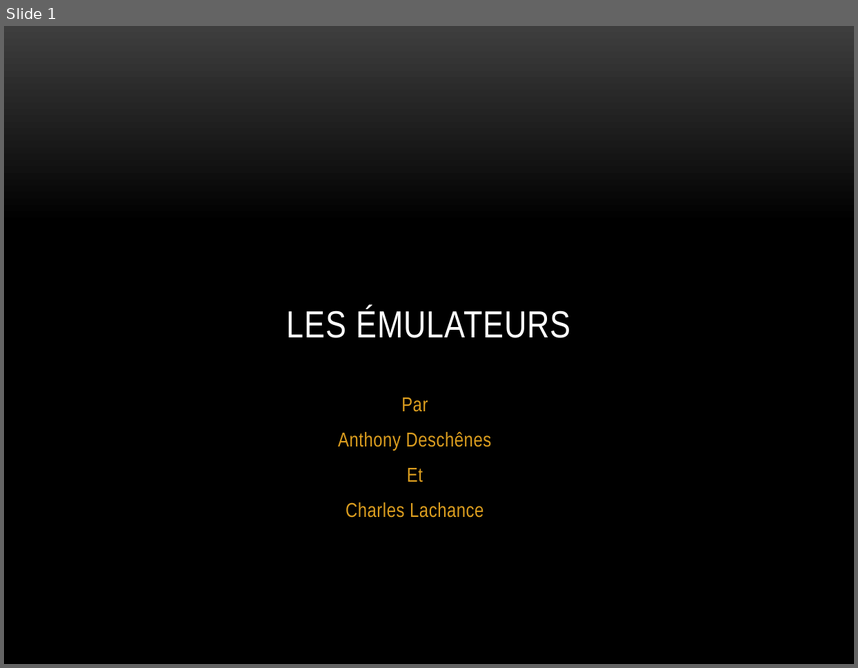
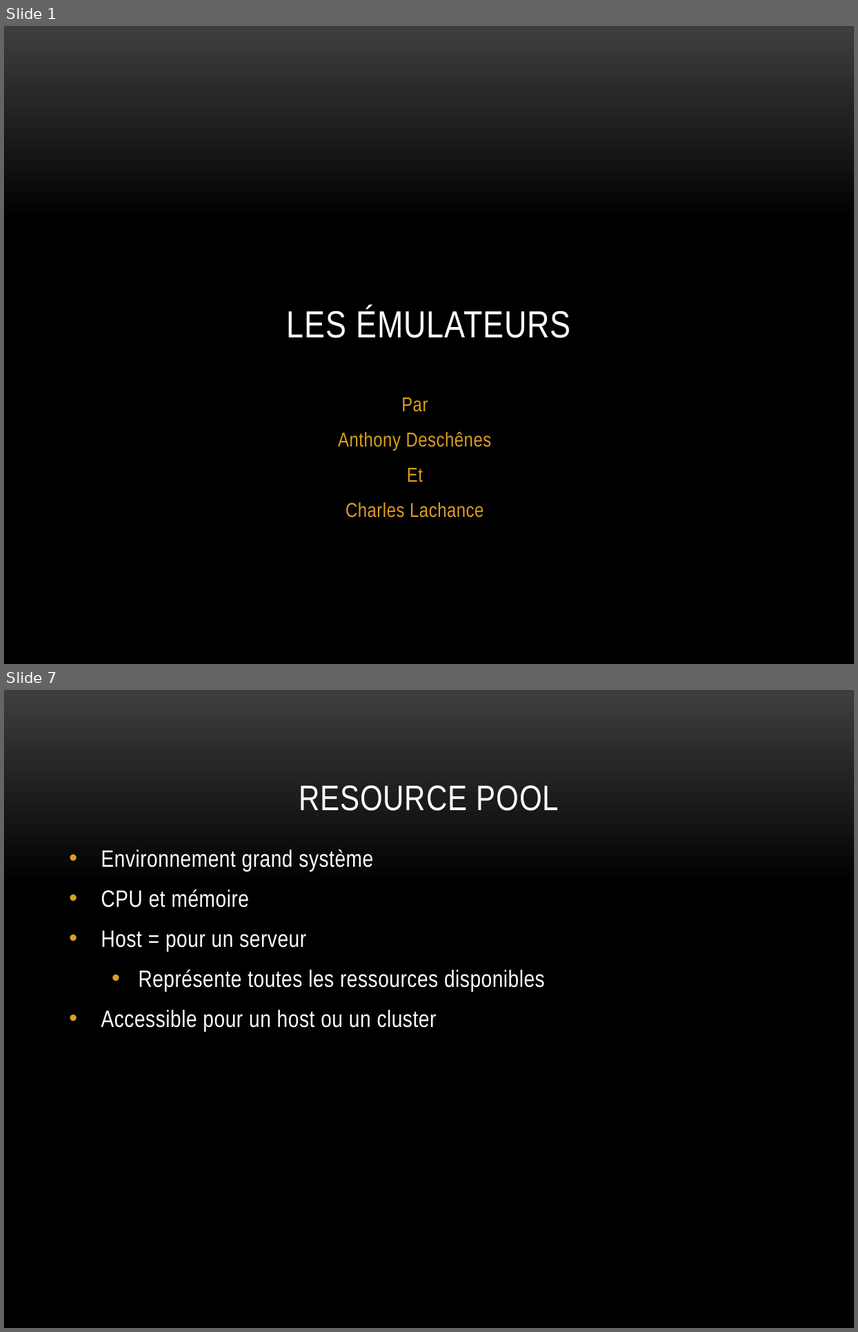
Before and after one commit to charlesfire/Chip-8_Disassembler, a slide deck: SERTP2.pptx. Shown one above the other, each under a label of ours: slide 1 before the commit, slides 1 and 7 after it; the slides between them are not shown. The pictures are 858x668 and 858x1332 pixels, drawn with LibreOffice and Linux fonts; fonts in the diff are those of the drawing; background and template pictures are left out. Boxes give left, top, right and bottom in pixels: in the first picture for what was removed or moved away, otherwise in the second. Text is boxed around its words. In the diff, an @@ line names an element or a change of style, - is before the commit and + after.

```diff
--- a/SERTP2.pptx
+++ b/SERTP2.pptx
@@ slide 7 added at <box>4,690,854,1328</box>, background picture (left out) @@
@@ title added at <box>299,785,559,811</box>, 30 pt, text #FFFFFF @@
+RESOURCE POOL
@@ text added at <box>101,849,545,1032</box>, 20 pt, text #FFFFFF @@
+• Environnement grand système
+• CPU et mémoire
+• Host = pour un serveur
+  • Représente toutes les ressources disponibles
+• Accessible pour un host ou un cluster
```
Also in this commit, not shown: 1 slide changed, 10 other slides added.
